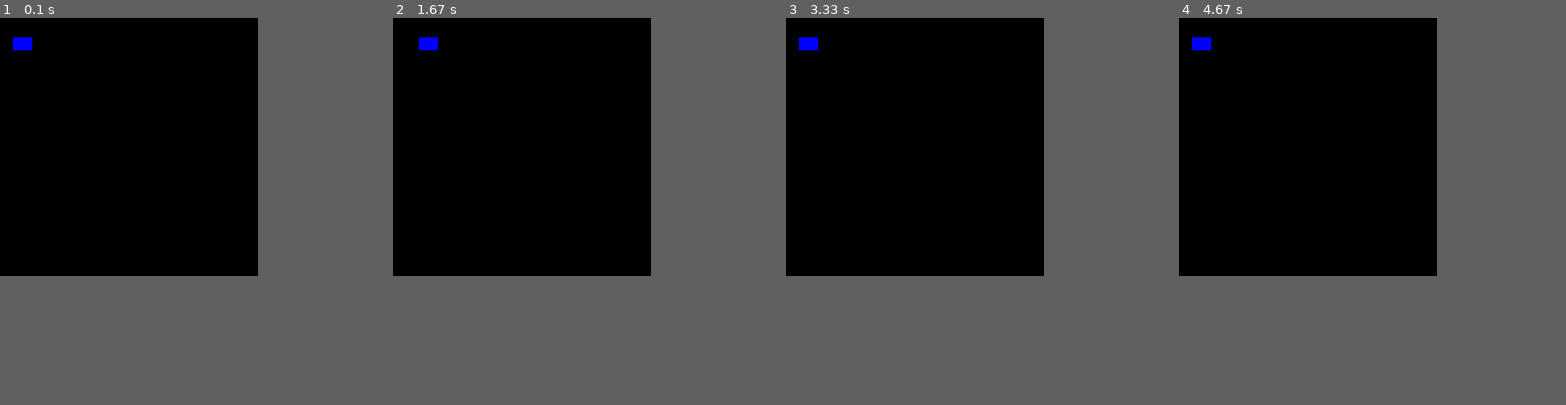
Above: before the commit, frames 1-4 (left to right).
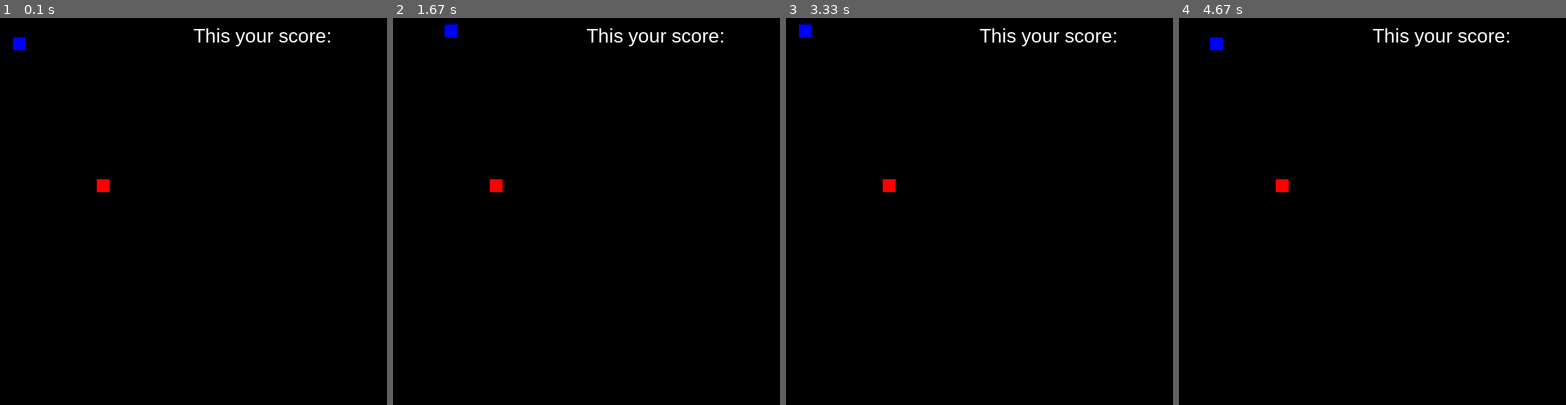
Above: after the commit, the same moments.

Repository: irodneyedwards/snake
Game: pygame game, started from game.py
The game is run twice, just before and just after one commit, with the same random seed, the same clock (stepped at 60 frames per second) and the same inputs.
Inputs:
- Up to frame 1 (0.1 s): no input
- Up to frame 2 (1.67 s): hold Right 0.33-0.8 s; hold Up 0.83-1.13 s; hold Right 1.17-1.63 s
- Up to frame 3 (3.33 s): hold Left 1.67-2.2 s; hold Down 2.23-2.53 s; hold Left 2.57-2.97 s; hold Up from 3 s (still down)
- Up to frame 4 (4.67 s): release Up at 3.37 s; hold Right 3.4-4.03 s; hold Down 4.07-4.43 s; hold Left from 4.47 s (still down)
In our replay, the window is 400x400 before the commit and 600x600 after it. These sizes can differ from the game's own. Grey fills any space a smaller window leaves; there, only what the larger window draws over its background counts as a difference.

The runs differ from the first frame. In frame 1, 0.6% of the frame differs, in the area x 6-86%, y 2-45%; in frame 2, 0.8%, in the area x 6-86%, y 1-45%; in frame 3, 0.8%; in frame 4, 0.8%.

Commit message:
Draw and Blit Text

Diff:
--- /dev/null
+++ b/archive.py
@@ -0,0 +1,187 @@
+# # --------------------------------------------------------------------------------------------------------
+# Computer Science for Designers and Artists
+# HSCI-234-01
+# Week 14
+# Final Project
+# Rodney Edwards
+# ----------------------------------------------------------------------------------------------------------
+# ---------------------------------- Final Project Overview ------------------------------------------------
+# For your final project you will create a game inspired by the 80’s arcade. You’ll put together all the programming
+# techniques we’ve learned: branching, looping, data structures and functions along with a couple of new concepts:
+# events and graphics. This project will extend the simulation concept from the midterm to include real-time interaction
+# with a user and an ending condition based on user input.
+# ----------------------------------------------------------------------------------------------------------
+# -------------------------------------- Snake Game --------------------------------------------------------
+# The purpose purpose of the game is to get to be the first player to get four in a row, on the game board.
+# ----------------------------------------------------------------------------------------------------------
+
+# Initialize Game
+# ----- Things to do: -----
+# 1. Initialize Pygame
+# 2. Declare constants
+# 3. Write boilerplate Pygame Syntax to Draw basic window
+
+# Main Game Loop
+# 1. Write loop, to listen for events
+
+# Scene 1 - Game Starting Screen Context
+# - Player is greeted with a welcome, Title
+# - Under Title, there is a sub-title that says, "Choose a Mode...
+# - Player can choose between difficulty level
+# - Easy Mode = Slower starting speed for snake body, and large screen display
+# - Hard Mode = Faster starting speed for snake body, and smaller screen display
+
+# ----- Things to do: -----
+# 1. Draw the game window
+# 2. Draw a Title, in the center of the window
+# 3. Draw a Sub-Title under Title.
+# 4. Draw a button that has text inside that reads, "Easy."
+# 4a. - This Button needs to run the game in easy mode
+# 5. Draw a button that has text inside that reads, "Hard."
+# 5a. - This Button needs to run the game in hard mode
+
+
+# Scene 2 - Main Game Window
+# A. There is a score at the top of the screen
+# -- Draw text to the top right of the game window
+
+# B. There needs to be an object which will represent our snake
+# -- 1. Define variable named snake
+# -- 2. Draw the object to the screen to represent a snake
+
+# C. Snake object begins to move on the screen, player interacts with snake by pressing left, right, up, down keys
+# -- 1. Snake starts moving in x-axis on the start of the game
+# -- 2. There needs to be an event to recognize user input, so the snake object can be controlled, and the direction can change to the orientation of the keyboard event-triggered
+# -- 3. Snake may not exit through the walls of the game display
+# -- 4. Snake may not collide with itself
+# --- 3/4a. The game will be over if the snake object hits the walls or itself
+
+# D. Food is generated on the screen
+# -- 1. Define variable named food
+# -- 2. Draw the object to the screen to represent food
+# -- 3. Food object appears on game board in random x / y position
+# -- 4. When the snake object collides with food object
+# --- 4a. The food is redrawn in a different location within the game board
+# --- 4b. Snake object grows by one
+# ----4b.1. Append to back of the snake object
+# -- 5. Arbitrary Score is added to the Score at the top of the screen
+
+# E. Poison is randomly generated on the screen at a time interval
+# -- 1. Define variable named poison
+# -- 2. Poison object to screen to represent poison
+# -- 3. Poison object appears on game board in random x / y position
+# -- 4. When the snake object collides with poison object
+# --- 4a. The snake object shrinks
+# ----4b. Delete from the back of the snake object
+# -- 5. Arbitrary Score is reduced to the Score at the top of the screen
+
+# G. Handling game over
+# -- If snake object collides with itself, the walls of the game display, or if there score falls to zero
+# --- Game is over
+# -- 1. Return the user to start screen
+
+
+# ---------------------------------------------------------------------------------------------------------
+# Step Zero: Initializing Pygame, and Draw Board
+
+# - Declare the game module
+# - Declare constant variables
+
+# imports
+import pygame
+
+# Intialize PyGame
+pygame.init()
+
+# GAME COLORS
+WHITE = (255, 255, 255)
+BLACK = (0, 0, 0)
+RED = (255, 0, 0)
+GREEN = (0, 255, 0)
+BLUE = (0, 0, 255)
+
+# Setting up the screen size(s)
+SCREEN_SIZE_BEGINNER = 600, 600
+SCREEN_SIZE_ADVANCED = 400, 400
+
+# Pass through screen size variables into the Tuple with an extra set of ()
+GAME_DISPLAY = pygame.display.set_mode((SCREEN_SIZE_BEGINNER))
+
+# Game Window Title
+pygame.display.set_caption('Snakeyy - a python game.')
+
+game_running = True
+
+head_of_snake_top = 20
+head_of_snake_left = 30
+
+cube = (20, 20)
+
+snake = pygame.Rect((head_of_snake_top, head_of_snake_left), cube)
+
+speed_x = 0
+speed_y = 0
+
+#Creating Variable for food -- done
+food = pygame.Rect((150, 250), cube)
+
+
+# ---------------------------------------------------------------------------------------------------------
+# Step: Main Game Loop
+
+game_running = True
+
+while game_running:
+
+    event_list = pygame.event.get()
+    # Handle closing the game with the x button
+
+    for event in event_list:
+        if event.type == pygame.QUIT:
+            game_running = False
+        if event.type == pygame.KEYDOWN:
+            if event.key == pygame.K_LEFT:
+                speed_x = -1
+                speed_y = 0
+            if event.key == pygame.K_RIGHT:
+                speed_x = 1
+                speed_y = 0
+            if event.key == pygame.K_UP:
+                speed_x = 0
+                speed_y = -1
+            if event.key == pygame.K_DOWN:
+                speed_x = 0
+                speed_y = 1
+
+    snake.x += speed_x
+    snake.y += speed_y
+
+
+    # Draw to surface (with fill color) or background color
+    GAME_DISPLAY.fill(BLACK)
+    # Tuple = (Where you want to draw, what color you want to fill, (X,Y,WIDTH, HEIGHT)
+    # pygame.draw.rect(GAME_DISPLAY, BLUE,(head_of_snake_x, head_of_snake_y, 30, 20))
+    pygame.draw.rect(GAME_DISPLAY, BLUE, snake)
+    # Another option to draw rectangle
+    # GAME_DISPLAY.fill(RED, rect=(10, 20, 50, 50))
+
+    # Generate food on window
+    # # Food needs a location on window
+    pygame.draw.rect(GAME_DISPLAY, RED, food)
+
+    # When snake collides
+    if snake.colliderect(food):
+        food.x = 100
+        food.y = 200
+
+    ##  with food add to snake
+    ### Generate new food in random place after eaten
+
+    # when snake x or y, meets food x or y
+
+    # updates the entire the surface
+    ## pygame.display.flip()
+    ### updates the area around what's suppose to update
+    pygame.display.update()
+
+pygame.quit()
--- a/game.py
+++ b/game.py
@@ -1,9 +1,5 @@
 # # --------------------------------------------------------------------------------------------------------
-# Computer Science for Designers and Artists
-# HSCI-234-01
-# Week 14
-# Final Project
-# Rodney Edwards
+
 # ----------------------------------------------------------------------------------------------------------
 # ---------------------------------- Final Project Overview ------------------------------------------------
 # For your final project you will create a game inspired by the 80’s arcade. You’ll put together all the programming
@@ -12,39 +8,115 @@
 # with a user and an ending condition based on user input.
 # ----------------------------------------------------------------------------------------------------------
 # -------------------------------------- Snake Game --------------------------------------------------------
-# The purpose purpose of the game is to get to be the first player to get four in a row, on the game board.
+# The purpose of the game is to collect the highest-score by eating food,
+# while avoid colliding with yourself and the gameboard.
 # ----------------------------------------------------------------------------------------------------------
 
 # ---------------------------------------------------------------------------------------------------------
-# Step One: Initializing Pygame, and scafold game window skeleton
-
+# Pre-flight: Initializing Pygame, and Draw Board
+
+# ----- Things to do: -----
+
+
+# 1. Imports
 import pygame
+from pygame import font
+import time
 # import random
 
-# Intialize PyGame
+# 2. Initialize Pygame
 pygame.init()
 
-# Game Colors
+# 3. Declare constants
+# GAME COLORS
 WHITE = (255, 255, 255)
 BLACK = (0, 0, 0)
 RED = (255, 0, 0)
 GREEN = (0, 255, 0)
 BLUE = (0, 0, 255)
 
-# Setting up the screen size(s)
+# Set the GAME_DISPLAY window sizes
 SCREEN_SIZE_BEGINNER = 600, 600
 SCREEN_SIZE_ADVANCED = 400, 400
 
+# 4. Write boilerplate Pygame Syntax to Draw basic window
 # Pass through screen size variables into the Tuple with an extra set of ()
-GAME_DISPLAY = pygame.display.set_mode((SCREEN_SIZE_ADVANCED))
-
-# Game Window Title
+GAME_DISPLAY = pygame.display.set_mode((SCREEN_SIZE_BEGINNER))
+
+# 5. Game Window Title
 pygame.display.set_caption('Snakeyy - a python game.')
 
+# 2. Draw a Title, in the center of the window
+# 3. Draw a Sub-Title under Title.
+# 4. Draw a button that has text inside that reads, "Easy."
+# 4a. - This Button needs to run the game in easy mode
+# 5. Draw a button that has text inside that reads, "Hard."
+# 5a. - This Button needs to run the game in hard mode
+
+FONT_SIZE_XXS = 20
+FONT_SIZE_XS  = 30
+FONT_SIZE_SM  = 40
+FONT_SIZE_MD  = 60
+FONT_SIZE_LG  = 80
+FONT_SIZE_XL  = 120
+
+# Making a font variable, to reference for game text
+## Second parameter, equals font size
+FONT = pygame.font.SysFont("Arial", FONT_SIZE_XS)
+
+# ?? How do we make this dynamic
+# TEXT_X = (SCREEN_SIZE_BEGINNER // 2)
+TEXT_X = 600 - 300
+# TEXT_Y = (SCREEN_SIZE_BEGINNER // 2)
+TEXT_Y = 10
+
+# Defining function to generate text to the screen
+# Which takes a msg parameter and a color parameter
+def message_to_screen(msg, color):
+    # 1. First Render Font
+    ## The first parmeter is msg, which stands for what text string you will pass through
+    ### The second patameter is set to True, which means Anti-Aliasing
+    ### The third parameter is color which equals the text color
+    screen_text = FONT.render(msg, True, color)
+    # 2. Putting the font onto GAME_DISPLAY, i.e., "to blit"
+    # First parameter (the message to pass through)
+    ## Second parameter (X, Y) = where to be placed on screen
+    ### Make this dynamic later
+    GAME_DISPLAY.blit(screen_text, (TEXT_X, TEXT_Y))
+
+# ---------------------------------------------------------------------------------------------------------
+# Flight: Main Game Window
+
+# ----- Game Environment -----
+
+# Generic block, to pass in as snake, food, poison
+CUBE = (20, 20)
+
+
+# ----- Top Score -----
+# Scene 2 - Main Game Window
+# A. There is a score at the top of the screen
+# -- Draw text to the top right of the game window
+
+# ----- The Snake -----
+# There needs to be an object which will represent our snake
+# 1. Define variable named snake
+
+head_of_snake_top = 20
+head_of_snake_left = 30
+snake = pygame.Rect((head_of_snake_top, head_of_snake_left), CUBE)
+
+# Intial speed of snake
+speed_x = 0
+speed_y = 0
+
+# ----- The Food -----
+
+food = pygame.Rect((150, 250), CUBE)
+
+# ----- Main Game Loop  -----
+# Write loop, to listen for events
 game_running = True
-
-head_of_snake_x = 20
-head_of_snake_y = 30
 
 while game_running:
 
@@ -56,21 +128,91 @@
             game_running = False
         if event.type == pygame.KEYDOWN:
             if event.key == pygame.K_LEFT:
-                head_of_snake_x -= 10
+                speed_x = -1
+                speed_y = 0
             if event.key == pygame.K_RIGHT:
-                head_of_snake_x += 10
+                speed_x = 1
+                speed_y = 0
+            if event.key == pygame.K_UP:
+                speed_x = 0
+                speed_y = -1
+            if event.key == pygame.K_DOWN:
+                speed_x = 0
+                speed_y = 1
+
+    snake.x += speed_x
+    snake.y += speed_y
 
     # Draw to surface (with fill color) or background color
     GAME_DISPLAY.fill(BLACK)
-    # Tuple = (Where you want to draw, what color you want to fill, (X,Y,WIDTH, HEIGHT))
-    pygame.draw.rect(GAME_DISPLAY, BLUE,(head_of_snake_x, head_of_snake_y, 30, 20))
+    # Tuple = (Where you want to draw, what color you want to fill, (X,Y,WIDTH, HEIGHT)
+    # pygame.draw.rect(GAME_DISPLAY, BLUE,(head_of_snake_x, head_of_snake_y, 30, 20))
+    pygame.draw.rect(GAME_DISPLAY, BLUE, snake)
     # Another option to draw rectangle
     # GAME_DISPLAY.fill(RED, rect=(10, 20, 50, 50))
 
+    # Generate food on window
+    # # Food needs a location on window
+    pygame.draw.rect(GAME_DISPLAY, RED, food)
+
+    # When snake collides
+    if snake.colliderect(food):
+        food.x = 100
+        food.y = 200
+
+    ##  with food add to snake
+    ### Generate new food in random place after eaten
+
+    # when snake x or y, meets food x or y
+
+    message_to_screen("This your score:", WHITE)
 
     # updates the entire the surface
-    # pygame.display.flip()
-    # updates the area around what's suppose to update
+    ## pygame.display.flip()
+    ### updates the area around what's suppose to update
     pygame.display.update()
 
+# Scene 1 - Game Starting Menu Screen
+# - Player is greeted with a welcome, Title
+# - Under Title, there is a sub-title that says, "Choose a Mode...
+# - Player can choose between difficulty level
+# - Easy Mode = Slower starting speed for snake body, and large screen display
+# - Hard Mode = Faster starting speed for snake body, and smaller screen display
+
+# ----- Things to do: -----
+# 1. Draw the game window
+
+
+
+# C. Snake object begins to move on the screen, player interacts with snake by pressing left, right, up, down keys
+# -- 1. Snake starts moving in x-axis on the start of the game
+# -- 2. There needs to be an event to recognize user input, so the snake object can be controlled, and the direction can change to the orientation of the keyboard event-triggered
+# -- 3. Snake may not exit through the walls of the game display
+# -- 4. Snake may not collide with itself
+# --- 3/4a. The game will be over if the snake object hits the walls or itself
+
+# D. Food is generated on the screen
+# -- 1. Define variable named food
+# -- 2. Draw the object to the screen to represent food
+# -- 3. Food object appears on game board in random x / y position
+# -- 4. When the snake object collides with food object
+# --- 4a. The food is redrawn in a different location within the game board
+# --- 4b. Snake object grows by one
+# ----4b.1. Append to back of the snake object
+# -- 5. Arbitrary Score is added to the Score at the top of the screen
+
+# E. Poison is randomly generated on the screen at a time interval
+# -- 1. Define variable named poison
+# -- 2. Poison object to screen to represent poison
+# -- 3. Poison object appears on game board in random x / y position
+# -- 4. When the snake object collides with poison object
+# --- 4a. The snake object shrinks
+# ----4b. Delete from the back of the snake object
+# -- 5. Arbitrary Score is reduced to the Score at the top of the screen
+
+# G. Handling game over
+# -- If snake object collides with itself, the walls of the game display, or if there score falls to zero
+# --- Game is over
+# -- 1. Return the user to start screen
+
 pygame.quit()
--- /dev/null
+++ b/game_2.py
@@ -0,0 +1,25 @@
+# REV A - Let's just get a window open
+
+import pygame
+
+# some global definitions
+SCREEN_SIZE = 600
+BOARD_SIZE = 5
+
+
+# initialize pygame
+pygame.init()
+
+# create display window
+screen_surface = pygame.display.set_mode((SCREEN_SIZE,SCREEN_SIZE))
+
+
+
+user_quit = False
+
+while not user_quit:
+
+    # check if a mole was whacked
+    for my_event in pygame.event.get():
+        if my_event.type == pygame.QUIT:
+            user_quit = True
Not shown, changed: README.md
